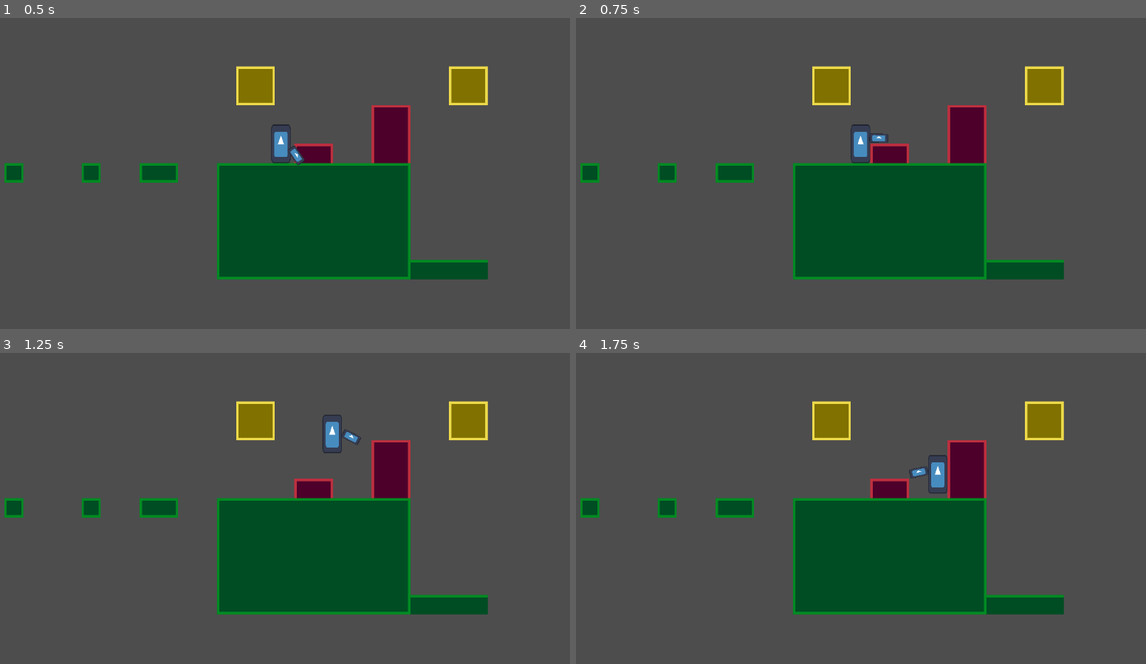
Above: before the commit, frames 1-4 (two rows, left to right).
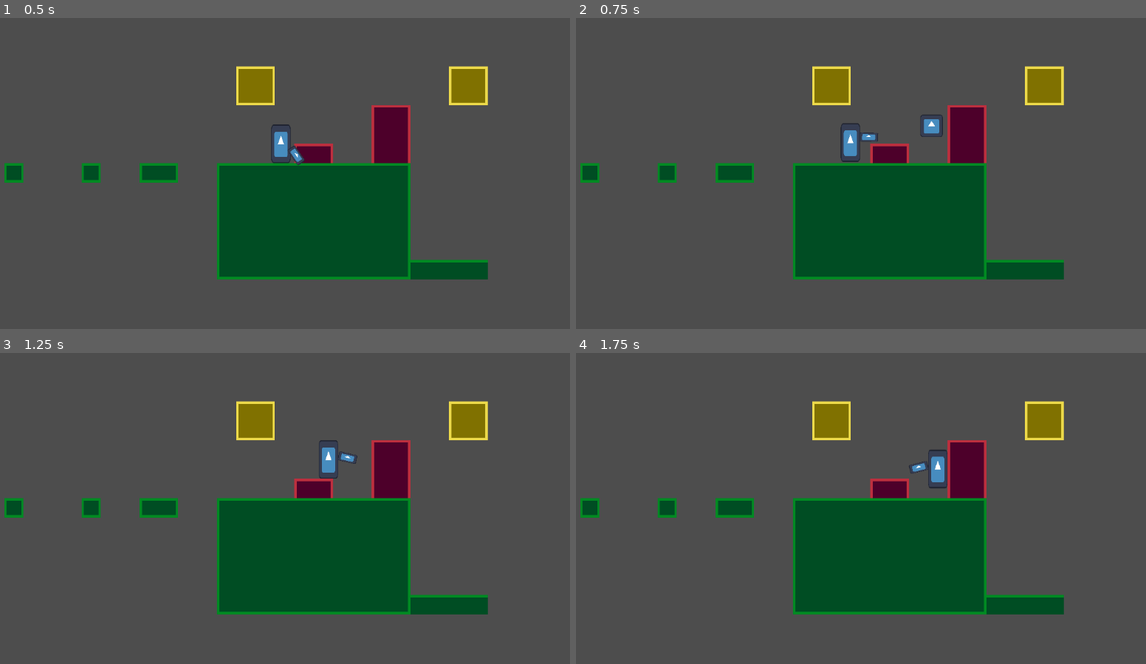
Above: after the commit, the same moments.

Repository: ygda-org/studio1
Game: Godot game, scene res://testing_area.tscn
Two runs of this game, one before a commit and one after it. Both use one fixed random seed, a clock stepped at 60 frames per second and the inputs below. This scene is started directly instead of the project's main scene. The engine's default icon, where the game draws it, is replaced by a stand-in: a white triangle on a blue panel in a dark square.
Inputs (mouse positions are in pixels of both pictures, inside the frame that each line leads up to):
- Up to frame 1 (0.5 s): no input
- Up to frame 2 (0.75 s): tap Enter at 0.5 s; move the mouse to (997, 145) at 0.52 s; hold D (move_right) from 0.53 s (still down); right-click (997, 145) at 0.6 s
- Up to frame 3 (1.25 s): keep holding D (move_right); tap Space (jump) at 0.77 s
- Up to frame 4 (1.75 s): keep holding D (move_right); move the mouse to (752, 514) at 1.27 s; click (752, 514) at 1.35 s; tap Space (jump) at 1.52 s; right-click (752, 514) at 1.55 s

Frame 1 is identical in both runs. In frame 2, 0.6% of the frame differs, in the area x 46-65%, y 31-47%; in frame 3, 0.6%; in frame 4, 0.3%.

Commit message:
big bomb (attack also not set up yet)

Diff:
--- a/game/players/base_player.gd
+++ b/game/players/base_player.gd
@@ -41,7 +41,7 @@
 		else:
 			velocity.x = lerp(velocity.x, 0.0, DECELERATION)
 	else:
-		if direction and (abs(velocity.x) < SPEED or direction * velocity.x<=0):
+		if direction and (abs(velocity.x) < SPEED or direction * velocity.x<0):
 			velocity.x += acceleration_curve.sample(abs(velocity.x/SPEED)) * direction * ACCELERATION * delta * AIR_CONTROL
 		elif not direction:
 			velocity.x = lerp(velocity.x, 0.0, DECELERATION * AIR_CONTROL)
--- /dev/null
+++ b/game/players/shotgun_mage/big_bomb.gd
@@ -0,0 +1,6 @@
+extends CharacterBody2D
+
+func _physics_process(delta):
+	if not is_on_floor():
+		velocity += get_gravity() * delta
+	move_and_slide()
--- /dev/null
+++ b/game/players/shotgun_mage/big_bomb.tscn
@@ -0,0 +1,11 @@
+[gd_scene load_steps=3 format=3 uid="uid://dau2l7x2lnmcm"]
+
+[ext_resource type="Script" uid="uid://pwejvbumcglh" path="res://players/shotgun_mage/big_bomb.gd" id="1_vxp4k"]
+[ext_resource type="Texture2D" uid="uid://cmsunywnrf3cr" path="res://assets/icon.svg" id="2_hgrto"]
+
+[node name="BigBomb" type="CharacterBody2D"]
+script = ExtResource("1_vxp4k")
+
+[node name="Sprite2D" type="Sprite2D" parent="."]
+scale = Vector2(0.145, 0.145)
+texture = ExtResource("2_hgrto")
--- a/game/players/shotgun_mage/shotgun_mage.gd
+++ b/game/players/shotgun_mage/shotgun_mage.gd
@@ -3,9 +3,11 @@
 const DAMAGE = 10 # no idea what numbers will be good
 
 const NORMAL_RECOIL = 250
-const BIG_RECOIL = 500
+const BIG_RECOIL = 400
+const BOMB_VELOCITY = 400
 
 var can_shoot = true
+var can_shoot_big = true
 
 func _process(delta):
 	if get_global_mouse_position().x > $BasePlayer.global_position.x:
@@ -18,6 +20,9 @@
 	if Input.is_action_just_pressed("left_click") and can_shoot:
 		shoot()
 		recoil(NORMAL_RECOIL)
+	if Input.is_action_just_pressed("right_click") and can_shoot_big:
+		shoot_big()
+		recoil(BIG_RECOIL)
 
 func recoil(weight):
 	$GravityNullDur.start()
@@ -33,10 +38,19 @@
 			if damageable:
 				damageable.hit(DAMAGE)
 
+func shoot_big():
+	can_shoot_big = false
+	$BigBombCD.start()
+	var bomb = load("res://players/shotgun_mage/big_bomb.tscn").instantiate()
+	bomb.set_velocity((get_global_mouse_position()-$BasePlayer.global_position).normalized()*BOMB_VELOCITY)
+	bomb.set_global_position($BasePlayer/ShotgunHelper/Shotgun/RayCast2D.global_position)
+	add_child(bomb)
 
 func _on_main_cd_timeout():
 	can_shoot = true
 
-
 func _on_gravity_null_dur_timeout():
 	$BasePlayer.gravity_locked = false
+
+func _on_big_bomb_cd_timeout():
+	can_shoot_big = true
--- a/game/players/shotgun_mage/shotgun_mage.tscn
+++ b/game/players/shotgun_mage/shotgun_mage.tscn
@@ -40,9 +40,14 @@
 wait_time = 0.7
 one_shot = true
 
+[node name="BigBombCD" type="Timer" parent="."]
+wait_time = 5.0
+one_shot = true
+
 [node name="GravityNullDur" type="Timer" parent="."]
 wait_time = 0.1
 one_shot = true
 
 [connection signal="timeout" from="MainCD" to="." method="_on_main_cd_timeout"]
+[connection signal="timeout" from="BigBombCD" to="." method="_on_big_bomb_cd_timeout"]
 [connection signal="timeout" from="GravityNullDur" to="." method="_on_gravity_null_dur_timeout"]
Not shown, added: game/players/shotgun_mage/big_bomb.gd.uid
